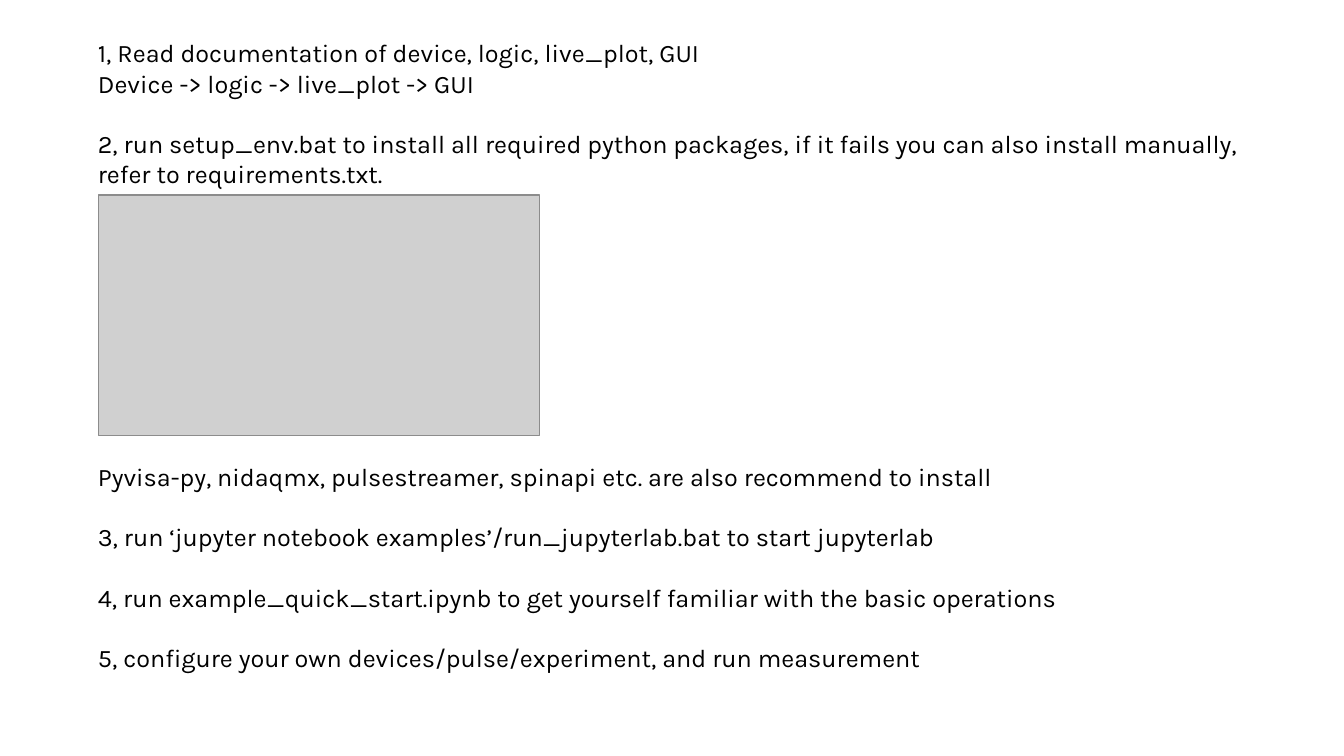
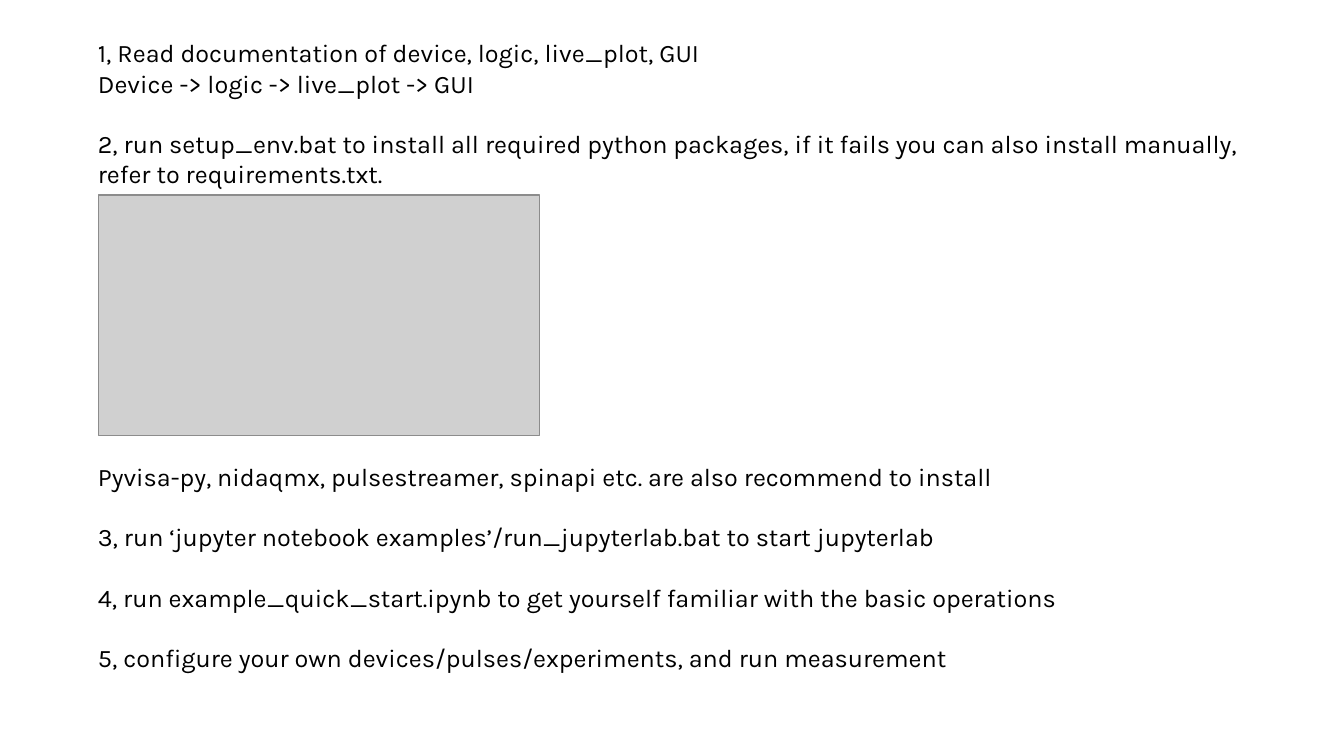
Before and after one commit to QuantumshWu/Confocal-GUIv2, a slide deck: slide 2 of quick start.pptx. Drawn at 1344x756 pixels with LibreOffice and Linux fonts; fonts in the diff are those of the drawing; grey boxes stand for pictures. Boxes give left, top, right and bottom in pixels: in the first picture for what was removed or moved away, otherwise in the second. Text is boxed around its words. In the diff, an @@ line names an element or a change of style, - is before the commit and + after.

```diff
--- a/quick start.pptx
+++ b/quick start.pptx
@@ text at (x1=98, y1=648, x2=946, y2=674): text changed @@
-5, configure your own devices/pulse/experiment, and run measurement
+5, configure your own devices/pulses/experiments, and run measurement
```
